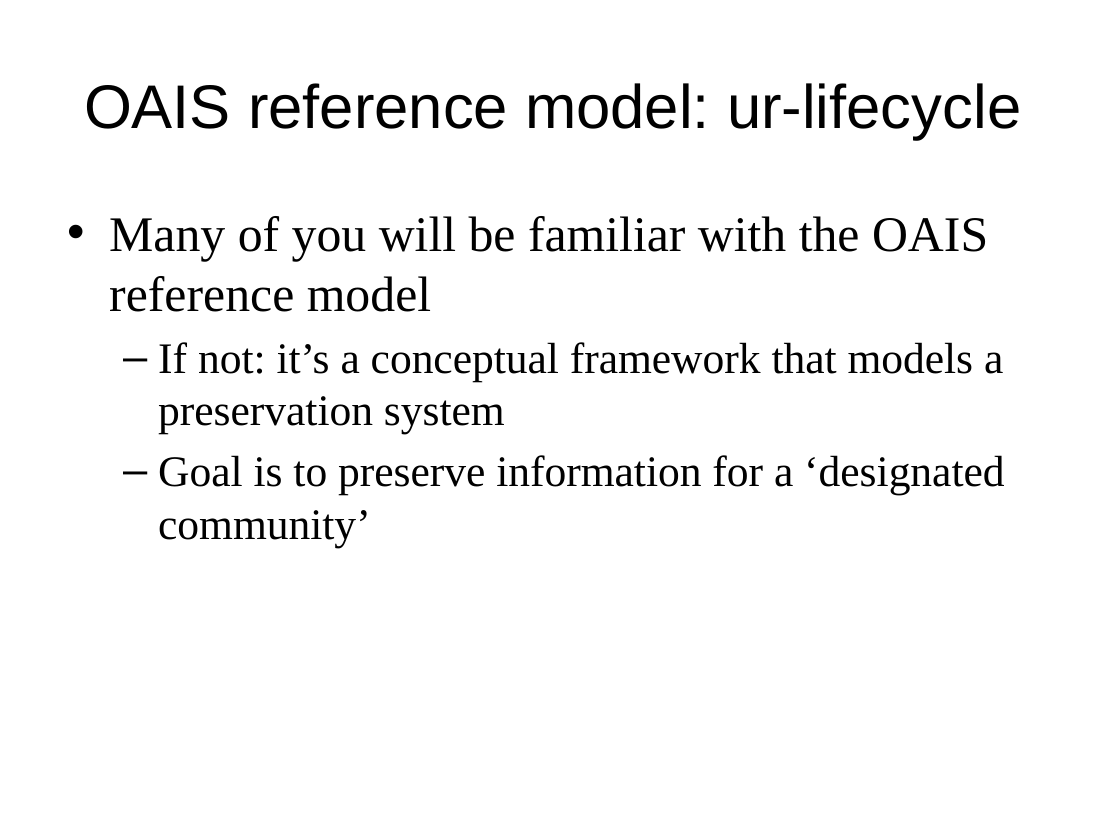
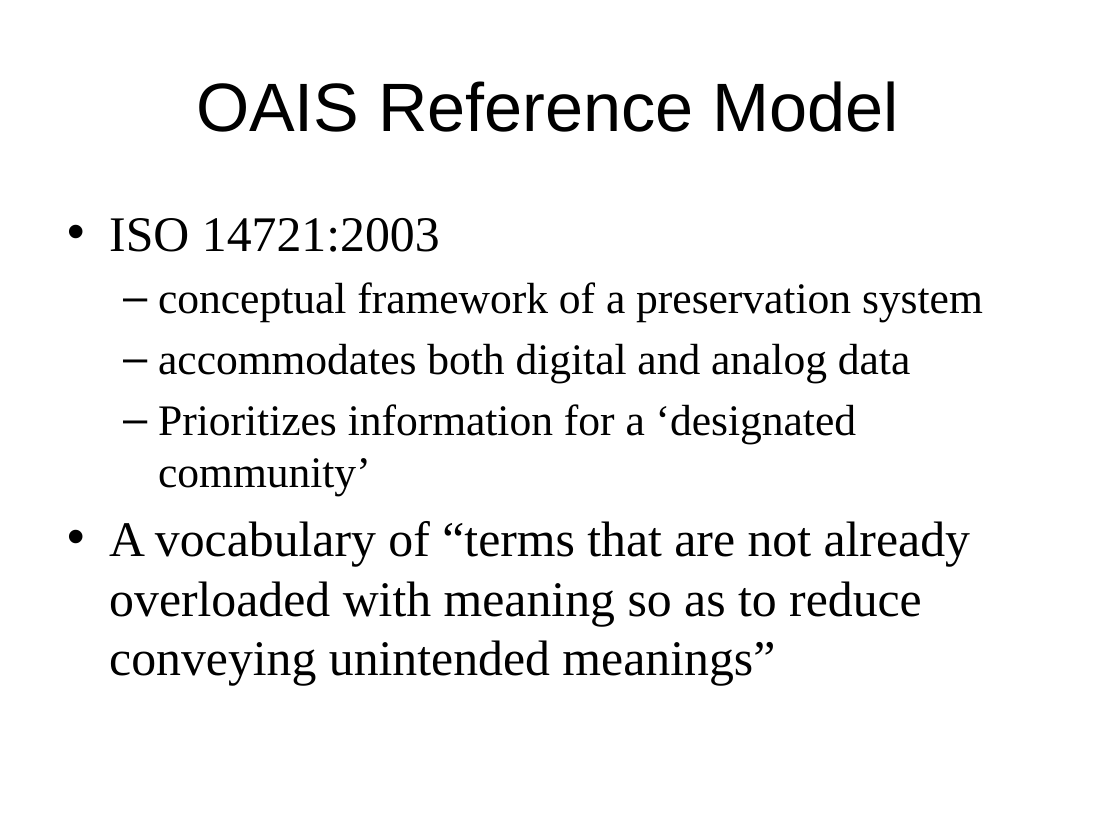
Before and after one commit to DataCurationWorkshop/HongKongCurationWorkshop, a slide deck: slide 7 of Day_1/Lectures/Day_1_Lecture_LifeCyclesIntro.pptx (slide 4 before the commit). Drawn at 1120x840 pixels with LibreOffice and Linux fonts; fonts in the diff are those of the drawing; background and template pictures are left out. Boxes give left, top, right and bottom in pixels: in the first picture for what was removed or moved away, otherwise in the second. Text is boxed around its words. In the diff, an @@ line names an element or a change of style, - is before the commit and + after.

```diff
--- a/Day_1/Lectures/Day_1_Lecture_LifeCyclesIntro.pptx
+++ b/Day_1/Lectures/Day_1_Lecture_LifeCyclesIntro.pptx
@@ title at [196, 81, 899, 132]: text changed; size 39.6 to 44 pt @@
-OAIS reference model: ur-lifecycle
+OAIS Reference Model
@@ text at [109, 218, 983, 686]: text changed @@
-• Many of you will be familiar with the OAIS reference model
-  – If not: it’s a conceptual framework that models a preservation system
-  – Goal is to preserve information for a ‘designated community’
+• ISO 14721:2003
+  – conceptual framework of a preservation system
+  – accommodates both digital and analog data
+  – Prioritizes information for a ‘designated community’
+• A vocabulary of “terms that are not already overloaded with meaning so as to reduce conveying unintended meanings”
```
Also in this commit, not shown: 4 other slides changed, 26 slides added, 1 slide removed, 2 other files.
